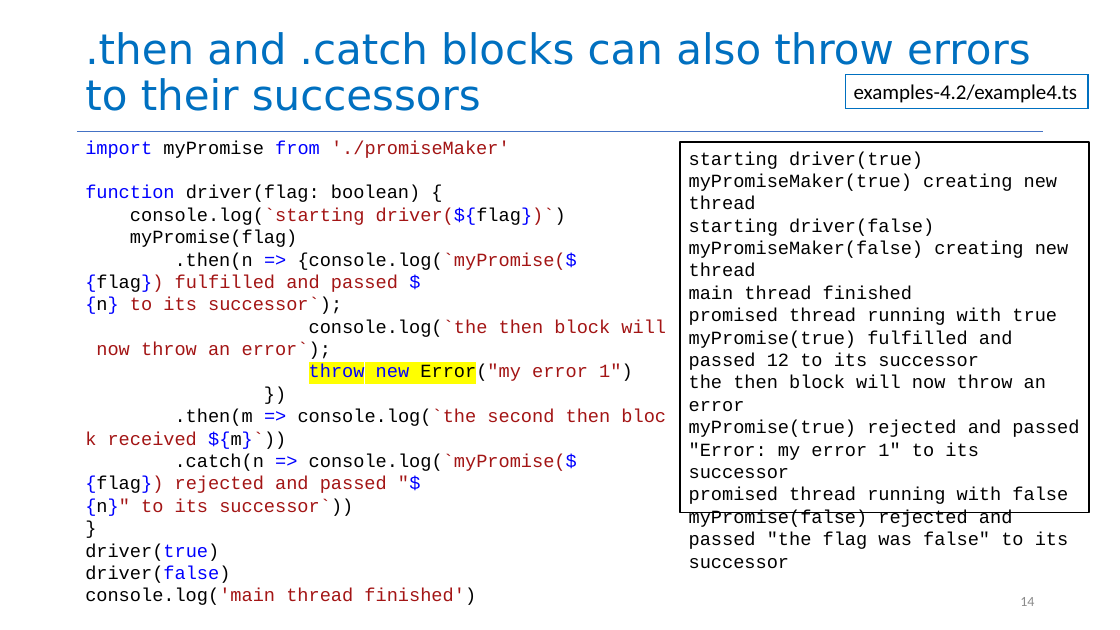
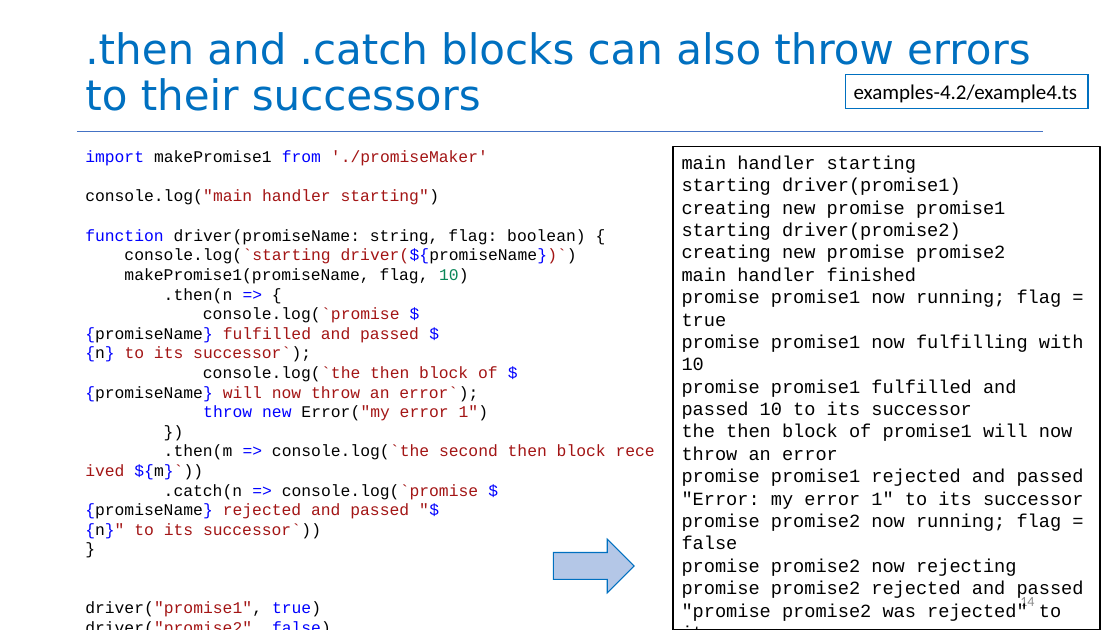
Before and after one commit to neu-se/CS4530-CS5500-Spring-2021, a slide deck: slide 14 of Slides/Lesson 4.2 Promises that Fail and Async.pptx. Drawn at 1120x630 pixels with LibreOffice and Linux fonts; fonts in the diff are those of the drawing. Boxes give left, top, right and bottom in pixels: in the first picture for what was removed or moved away, otherwise in the second. Text is boxed around its words. In the diff, an @@ line names an element or a change of style, - is before the commit and + after.

```diff
--- a/Slides/Lesson 4.2 Promises that Fail and Async.pptx
+++ b/Slides/Lesson 4.2 Promises that Fail and Async.pptx
@@ text "import makePromise1 from './promiseMaker'": place and size @@
-text "import makePromise1 from './promiseMaker'" at (85, 141, 666, 583)
+text "import makePromise1 from './promiseMaker'" at (85, 150, 606, 617)
@@ rectangle "main handler starting": place and size @@
-rectangle "main handler starting" at (681, 142, 1090, 513)
+rectangle "main handler starting" at (674, 146, 1101, 630)
@@ text at (85, 150, 585, 402): text changed; size 16 to 14 pt; text colour #A31515 to #000000 @@
-import myPromise from './promiseMaker'
-function driver(flag: boolean) {
-console.log(`starting driver(${flag})`)
-myPromise(flag)
-.then(n => {console.log(`myPromise(${flag}) fulfilled and passed ${n} to its successor`);
-console.log(`the then block will now throw an error`);
+import makePromise1 from './promiseMaker'
+console.log("main handler starting")
+function driver(promiseName: string, flag: boolean) {
+console.log(`starting driver(${promiseName})`)
+makePromise1(promiseName, flag, 10)
+.then(n => {
+console.log(`promise ${promiseName} fulfilled and passed ${n} to its successor`);
+console.log(`the then block of ${promiseName} will now throw an error`);
@@ text in rectangle at (682, 156, 1084, 621): text changed @@
-starting driver(true)
-myPromiseMaker(true) creating new thread
-starting driver(false)
-myPromiseMaker(false) creating new thread
-main thread finished
-promised thread running with true
-myPromise(true) fulfilled and passed 12 to its successor
-the then block will now throw an error
-myPromise(true) rejected and passed "Error: my error 1" to its successor
-promised thread running with false
-myPromise(false) rejected and passed "the flag was false" to its successor
+main handler starting
+starting driver(promise1)
+creating new promise promise1
+starting driver(promise2)
+creating new promise promise2
+main handler finished
+promise promise1 now running; flag = true
+promise promise1 now fulfilling with 10
+promise promise1 fulfilled and passed 10 to its successor
+the then block of promise1 will now throw an error
+promise promise1 rejected and passed "Error: my error 1" to its successor
+promise promise2 now running; flag = false
+promise promise2 now rejecting
+promise promise2 rejected and passed "promise promise2 was rejected" to its successor
@@ text at (134, 405, 606, 480): size 16 to 14 pt in "throw new Error("my error 1")", "})", ".then(m => console.log(`the second then block received ...", "}"; highlight #FFFF00 to none in "throw new Error("my" @@
@@ text at (85, 484, 478, 539): text changed; size 16 to 14 pt @@
-.catch(n => console.log(`myPromise(${flag}) rejected and passed "${n}" to its successor`))
+.catch(n => console.log(`promise ${promiseName} rejected and passed "${n}" to its successor`))
@@ right arrow added at (554, 539, 634, 593), fill #B4C7E7, outline #0070C0 1 pt @@
@@ text at (85, 601, 321, 617): text changed; size 16 to 14 pt; text colour #000000 to #A31515 @@
-driver(true)
-driver(false)
-console.log('main thread finished')
+driver("promise1", true)
+driver("promise2", false)
+console.log('main handler finished')
```
Also in this commit, not shown: 13 other slides changed, 5 slides added, 2 slides removed, 1 other file.
